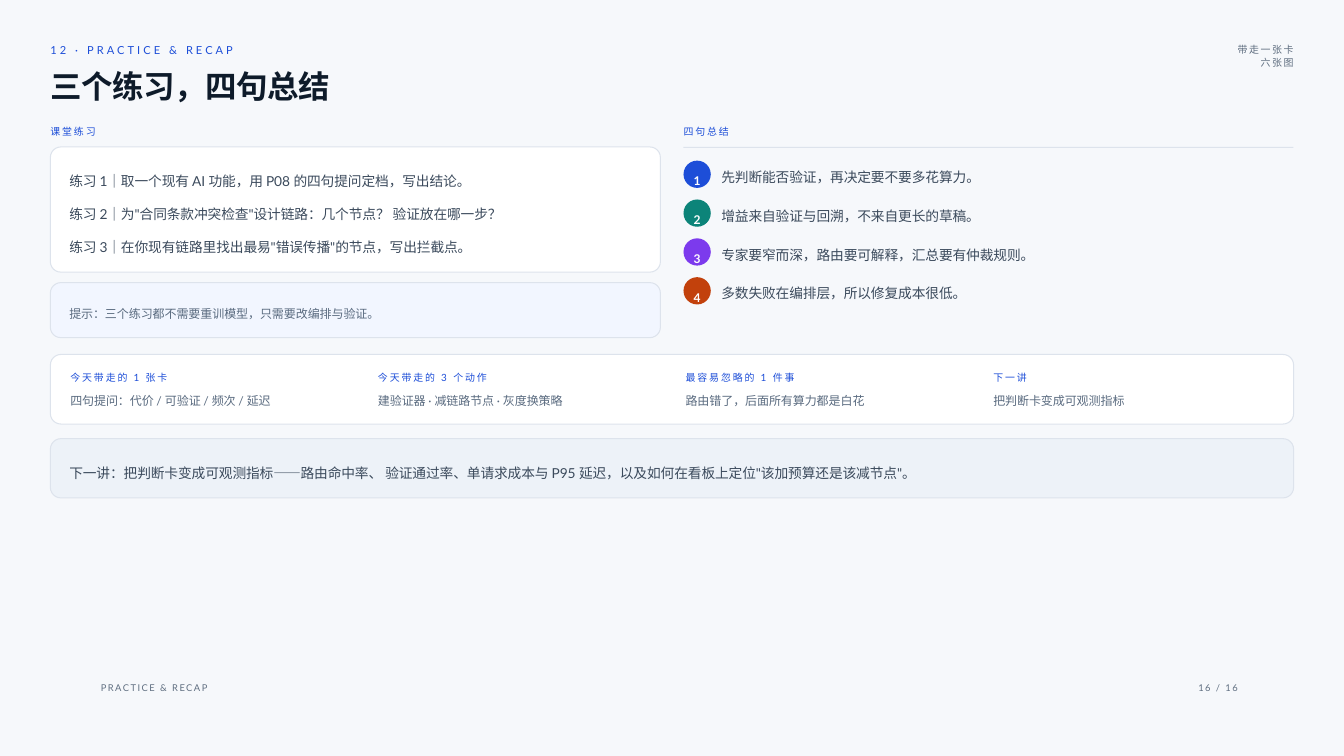
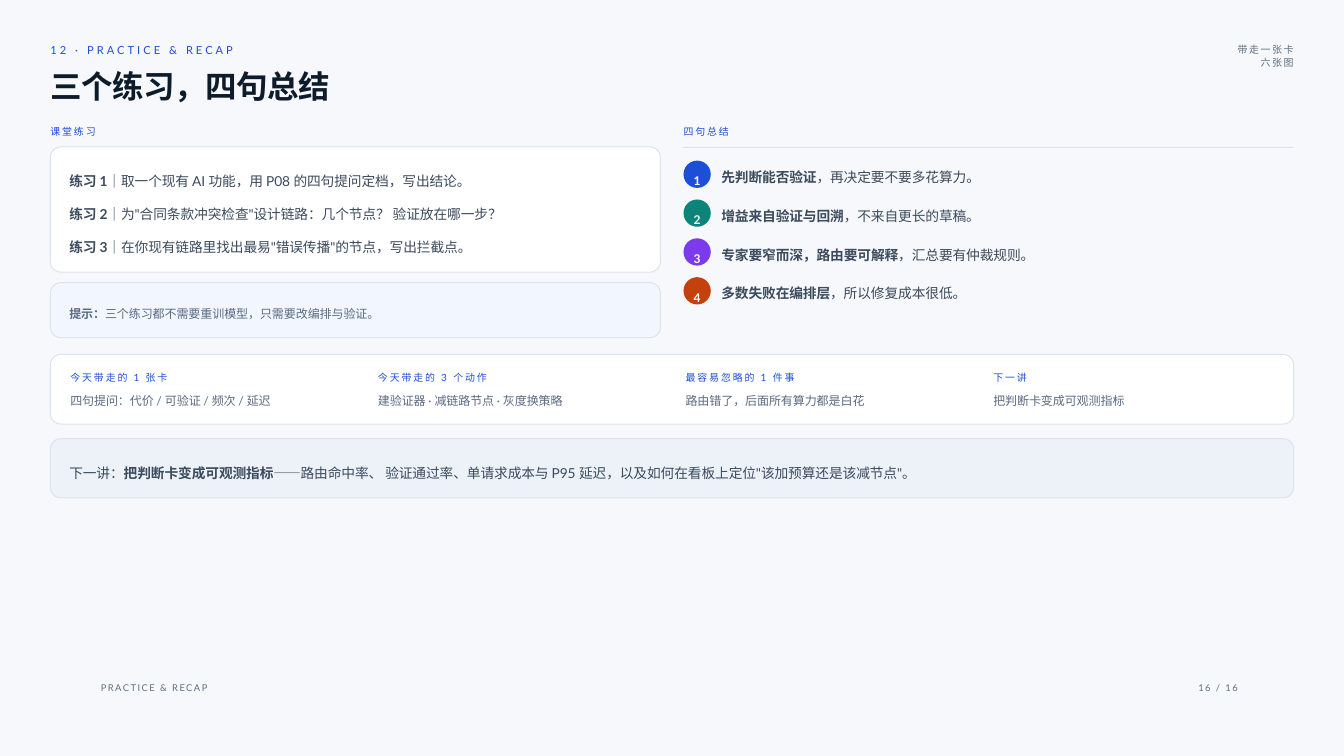
Before and after one commit to CrAckerDrv/pptpress, a slide deck: slide 16 of examples/ai-thinking-orchestration.pptx. Drawn at 1344x756 pixels with LibreOffice and Linux fonts; fonts in the diff are those of the drawing. Boxes give left, top, right and bottom in pixels: in the first picture for what was removed or moved away, otherwise in the second. Text is boxed around its words. In the diff, an @@ line names an element or a change of style, - is before the commit and + after.

```diff
--- a/examples/ai-thinking-orchestration.pptx
+++ b/examples/ai-thinking-orchestration.pptx
@@ text "练习 1｜取一个现有 AI 功能，用 P08 ..." at (69, 174, 471, 188): bold on in "练习 1｜取一个现有" @@
@@ text "先判断能否验证，再决定要不要多花算力。" at (721, 170, 980, 184): bold on in "先判断能否验证，再决定要不要多花算力。" @@
@@ text "练习 2｜为"合同条款冲突检查"设计链路：几个节点？ 验证放在哪一步？" at (69, 207, 502, 221): bold on in "练习 2｜为"合同条款冲突检查"设计链路：几个节点？" @@
@@ text "增益来自验证与回溯，不来自更长的草稿。" at (721, 209, 980, 223): bold on in "增益来自验证与回溯，不来自更长的草稿。" @@
@@ text "练习 3｜在你现有链路里找出最易"错误传播"的节点，写出拦截点。" at (69, 240, 472, 254): bold on in "练习 3｜在你现有链路里找出最易"错误传播"的节点，写出拦截点。" @@
@@ text "专家要窄而深，路由要可解释，汇总要有仲裁规则。" at (721, 248, 1034, 262): bold on in "专家要窄而深，路由要可解释，汇总要有仲裁规则。" @@
@@ text "多数失败在编排层，所以修复成本很低。" at (721, 286, 966, 300): bold on in "多数失败在编排层，所以修复成本很低。" @@
@@ text "提示：三个练习都不需要重训模型，只需要改编排与验证。" at (69, 308, 379, 319): bold on in "提示：三个练习都不需要重训模型，只需要改编排与验证。" @@
@@ text "下一讲：把判断卡变成可观测指标——路由命中率、 验证通过率、单请求成本与 P95 延迟，以及如何在看板上定位"该加预算还 ..." at (69, 466, 916, 479): bold on in "下一讲：把判断卡变成可观测指标——路由命中率、" @@
```
Also in this commit, not shown: 15 other slides changed, 44 other files.
